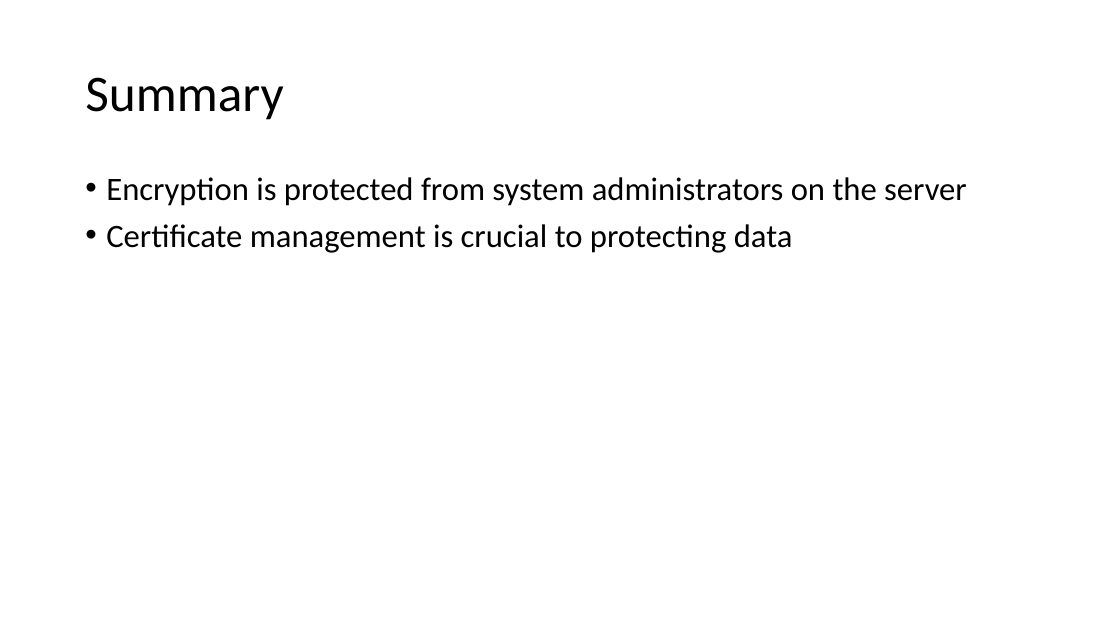
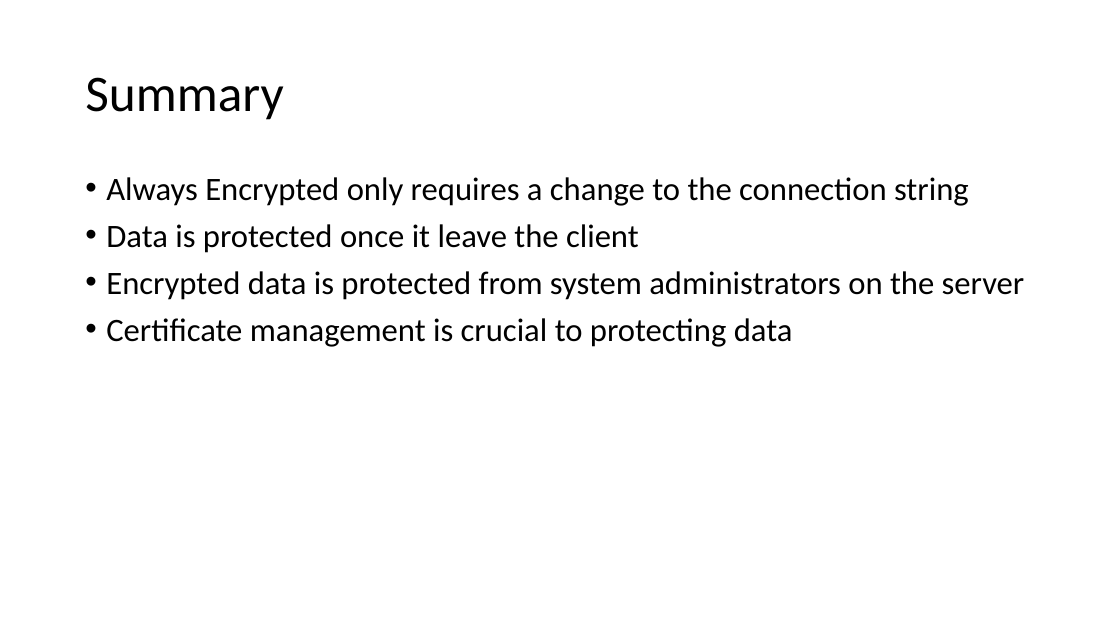
Before and after one commit to way0utwest/EndtoEndAlwaysEncrypted, a slide deck: slide 23 of EndtoEndAlwaysEncrypted.pptx (slide 21 before the commit). Drawn at 1120x630 pixels with LibreOffice and Linux fonts; fonts in the diff are those of the drawing. Boxes give left, top, right and bottom in pixels: in the first picture for what was removed or moved away, otherwise in the second. Text is boxed around its words. In the diff, an @@ line names an element or a change of style, - is before the commit and + after.

```diff
--- a/EndtoEndAlwaysEncrypted.pptx
+++ b/EndtoEndAlwaysEncrypted.pptx
@@ text at [106, 177, 1025, 300]: text changed @@
-• Encryption is protected from system administrators on the server
+• Always Encrypted only requires a change to the connection string
+• Data is protected once it leave the client
+• Encrypted data is protected from system administrators on the server
```
Also in this commit, not shown: 1 other slide changed, 2 slides added, 11 other files.
